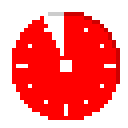
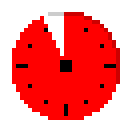
Before/after of a w=128, h=128 layered artwork. What changed in the layer stack:
added layer "Layer 4" above "Layer 2" over [16, 28, 116, 116]
